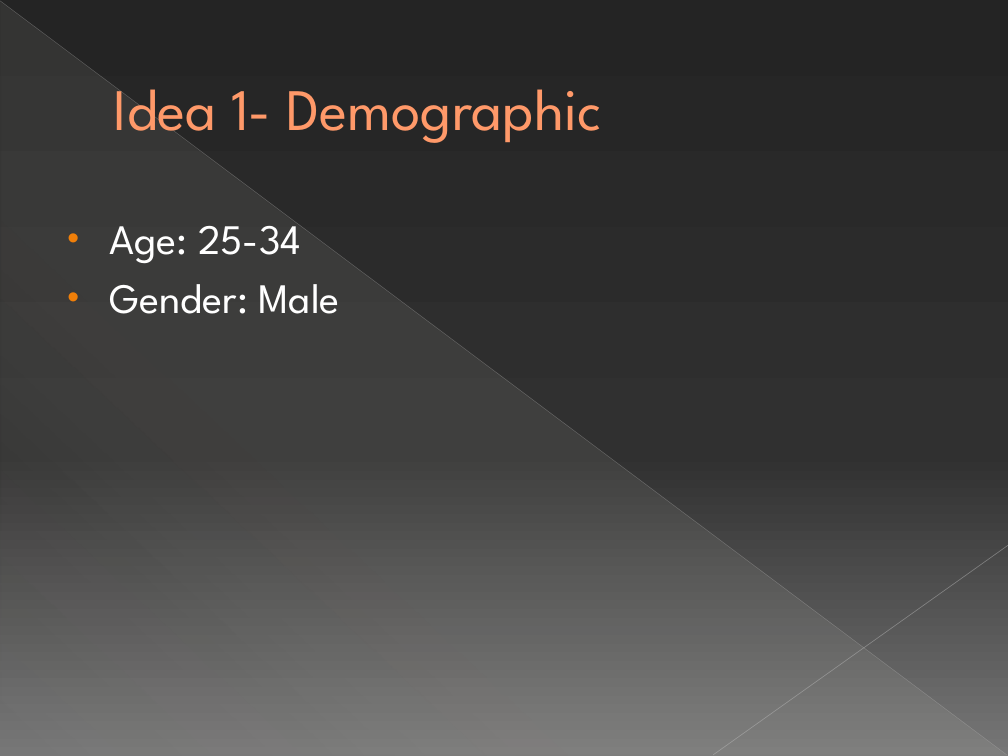
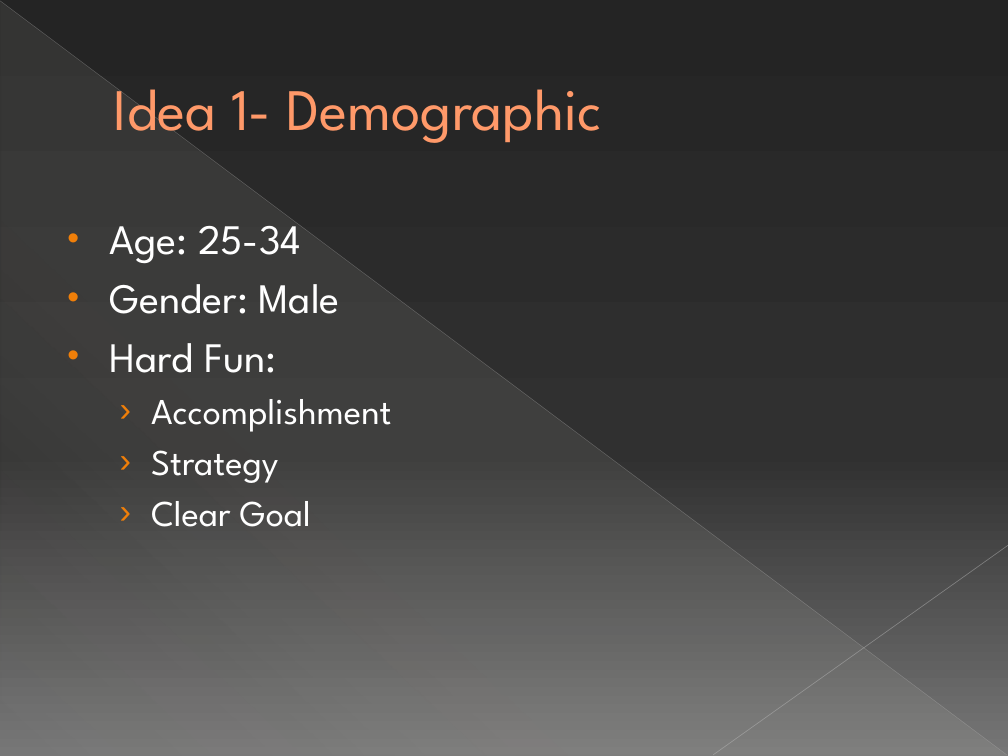
Before and after one commit to UoSGroupProjects1718/level-6-l6-group-1, a slide deck: slide 3 of L6 Group-1 Pitch 1.pptx. Drawn at 1008x756 pixels with LibreOffice and Linux fonts; fonts in the diff are those of the drawing. Boxes give left, top, right and bottom in pixels: in the first picture for what was removed or moved away, otherwise in the second. Text is boxed around its words. In the diff, an @@ line names an element or a change of style, - is before the commit and + after.

```diff
--- a/L6 Group-1 Pitch 1.pptx
+++ b/L6 Group-1 Pitch 1.pptx
@@ text at box(110, 343, 392, 527): paragraphs added @@
+• Hard Fun:
+  › Accomplishment
+  › Strategy
+  › Clear Goal
```
Also in this commit, not shown: 4 other slides changed.
